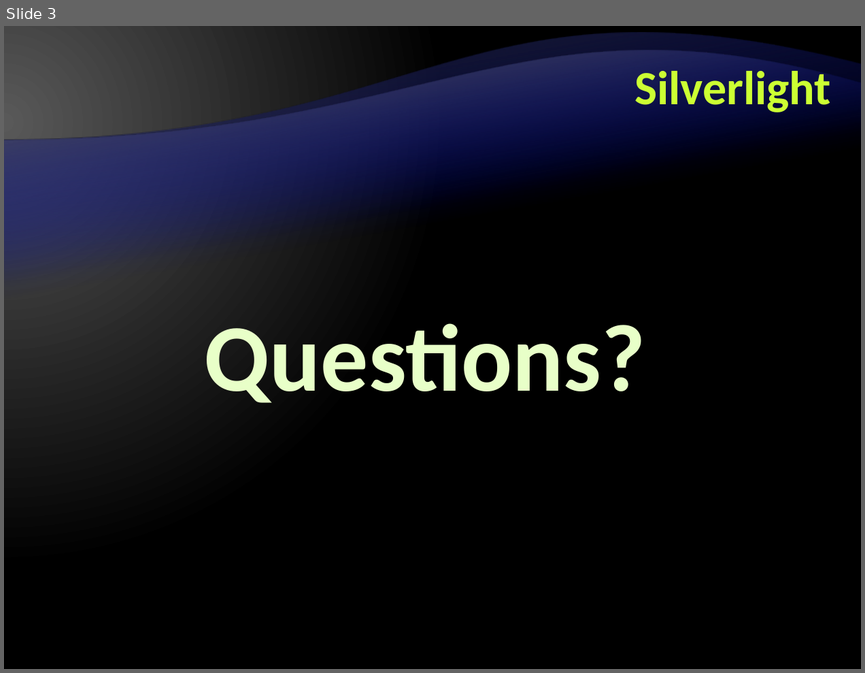
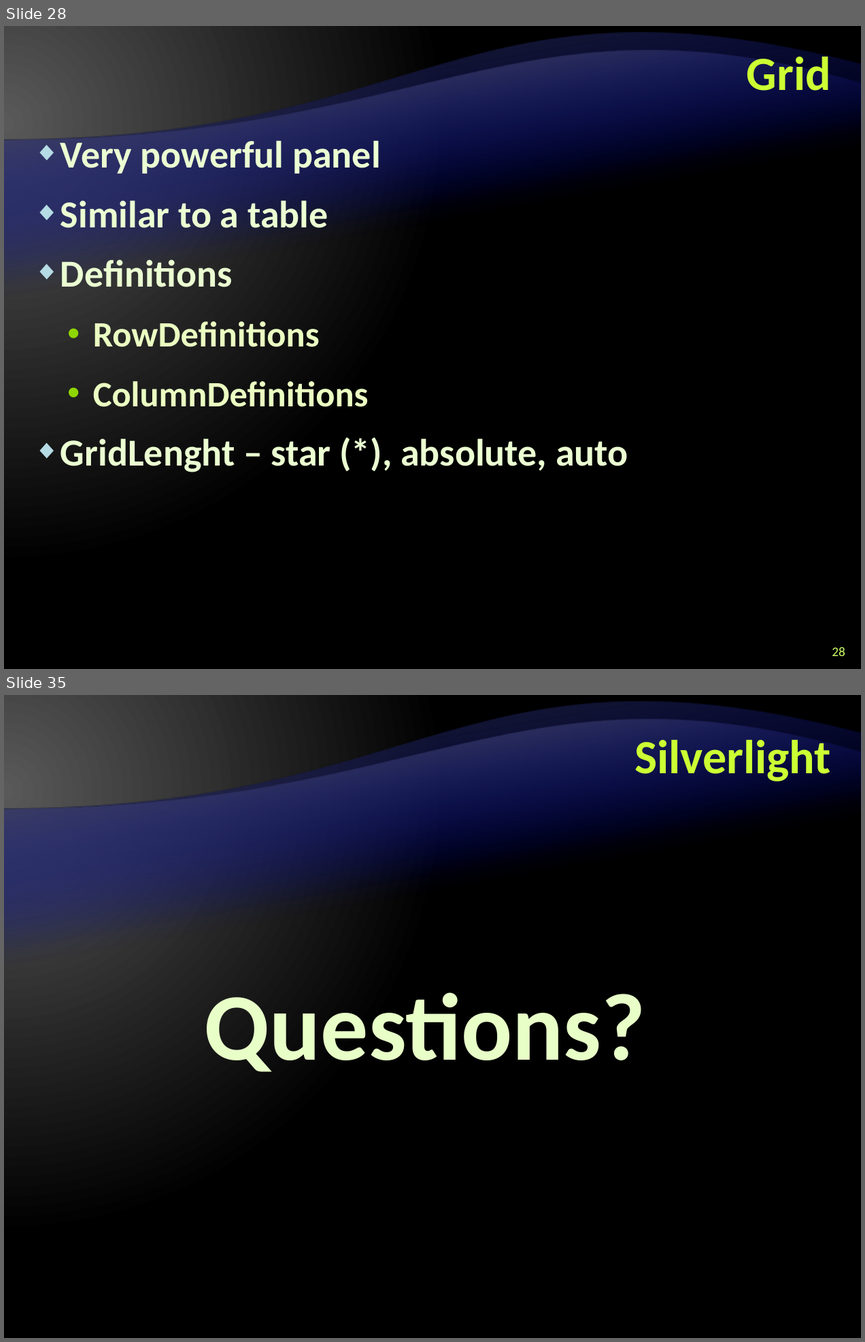
Before and after one commit to Graveheart/aspnetcourse, a slide deck: lectures/12. Silverlight.pptx. Shown one above the other, each under a label of ours: slide 3 before the commit, slides 28 and 35 after it; the slides between them are not shown. The pictures are 865x673 and 865x1342 pixels, drawn with LibreOffice and Linux fonts; fonts in the diff are those of the drawing; background and template pictures are left out. Boxes give left, top, right and bottom in pixels: in the first picture for what was removed or moved away, otherwise in the second. Text is boxed around its words. In the diff, an @@ line names an element or a change of style, - is before the commit and + after.

```diff
--- a/lectures/12. Silverlight.pptx
+++ b/lectures/12. Silverlight.pptx
@@ slide 28 added at bbox=[4, 26, 861, 669], background gradient #595959 to #000000; not listed: 2 template elements that a slide beside it also shows @@
@@ title added at bbox=[747, 50, 831, 91], 40 pt, text #CCFF33, bold @@
+Grid
@@ text added at bbox=[60, 140, 628, 472], 32 pt, text #EBFFD2, bold @@
+◆ Very powerful panel
+◆ Similar to a table
+◆ Definitions
+  • RowDefinitions
+  • ColumnDefinitions
+◆ GridLenght – star (*), absolute, auto
@@ page number added at bbox=[832, 647, 844, 656], 11 pt, text #CCFF66 @@
+28
@@ what was slide 3 is now slide 35 @@
```
Also in this commit, not shown: 1 slide changed, 32 other slides added, 1 slide removed, 2 other files.
